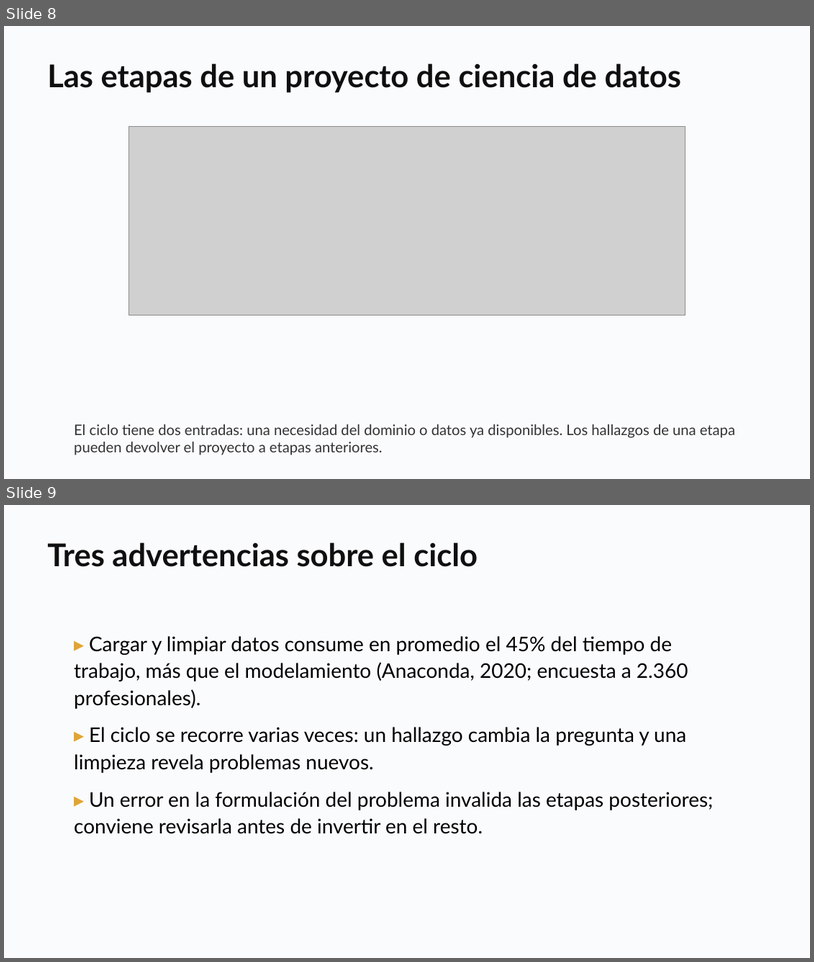
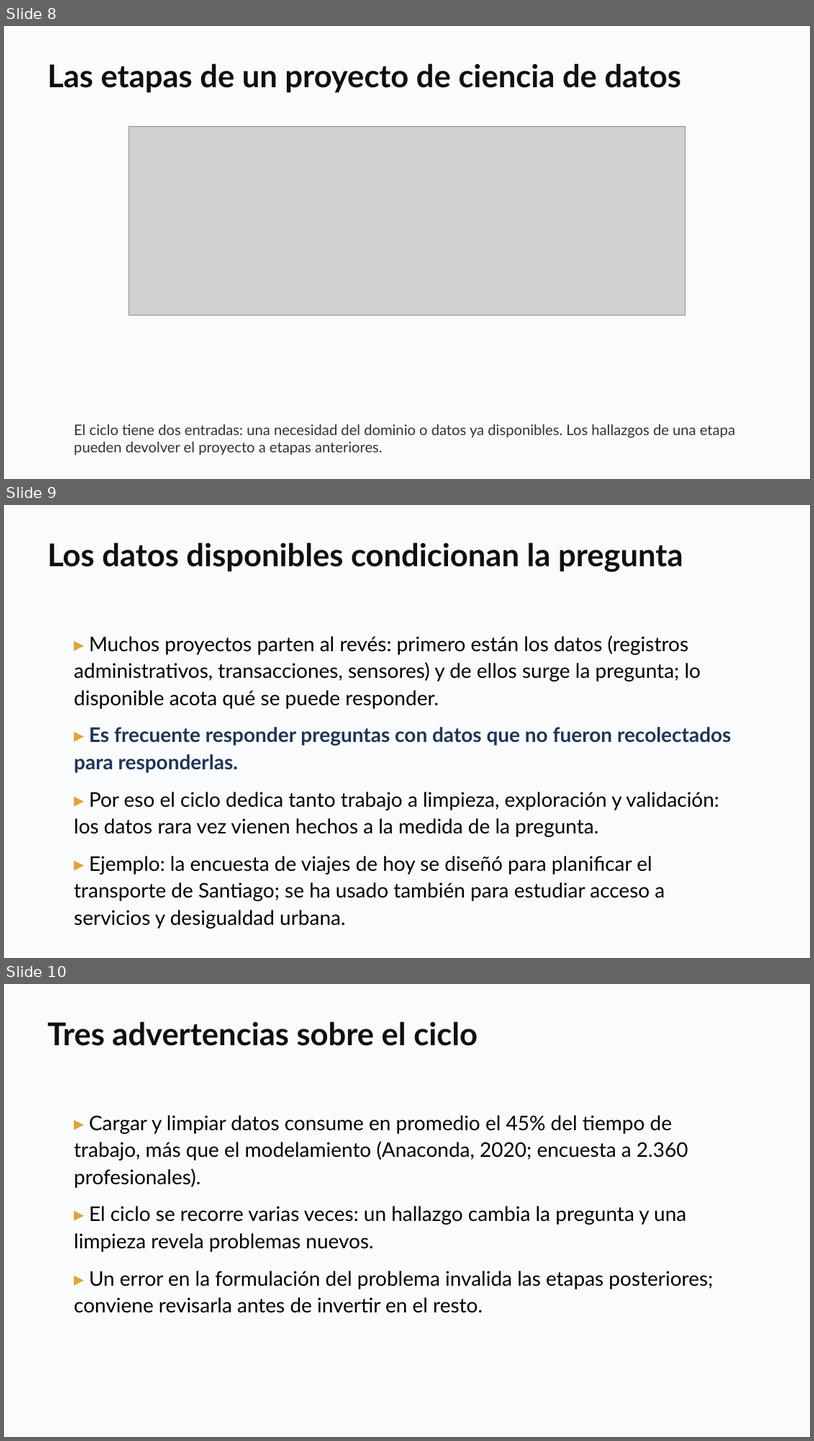
Before and after one commit to daniopitz/diplomado-cdd, a slide deck: presentaciones/clase01_fundamentos_ecosistema.pptx. Shown one above the other, each under a label of ours: slides 8 and 9 before the commit, slides 8, 9 and 10 after it. The pictures are 814x962 and 814x1441 pixels, drawn with LibreOffice and Linux fonts; fonts in the diff are those of the drawing; grey boxes stand for pictures. Boxes give left, top, right and bottom in pixels: in the first picture for what was removed or moved away, otherwise in the second. Text is boxed around its words. In the diff, an @@ line names an element or a change of style, - is before the commit and + after.

```diff
--- a/presentaciones/clase01_fundamentos_ecosistema.pptx
+++ b/presentaciones/clase01_fundamentos_ecosistema.pptx
@@ slide 9 added at [4,505,810,958], background #FFFFFF @@
@@ rectangle added at [4,505,810,958], fill #FAFBFC @@
@@ text added at [47,542,684,572], 28 pt, text #0F0F0F, bold @@
+Los datos disponibles condicionan la pregunta
@@ text added at [74,635,732,928], 18 pt, text #000000 @@
+▸ Muchos proyectos parten al revés: primero están los datos (registros administrativos, transacciones, sensores) y de ellos surge la pregunta; lo disponible acota qué se puede responder.
+▸ Es frecuente responder preguntas con datos que no fueron recolectados para responderlas.
+▸ Por eso el ciclo dedica tanto trabajo a limpieza, exploración y validación: los datos rara vez vienen hechos a la medida de la pregunta.
+▸ Ejemplo: la encuesta de viajes de hoy se diseñó para planificar el transporte de Santiago; se ha usado también para estudiar acceso a servicios y desigualdad urbana.
@@ what was slide 9 is now slide 10 @@
```
Also in this commit, not shown: 1 other file.
